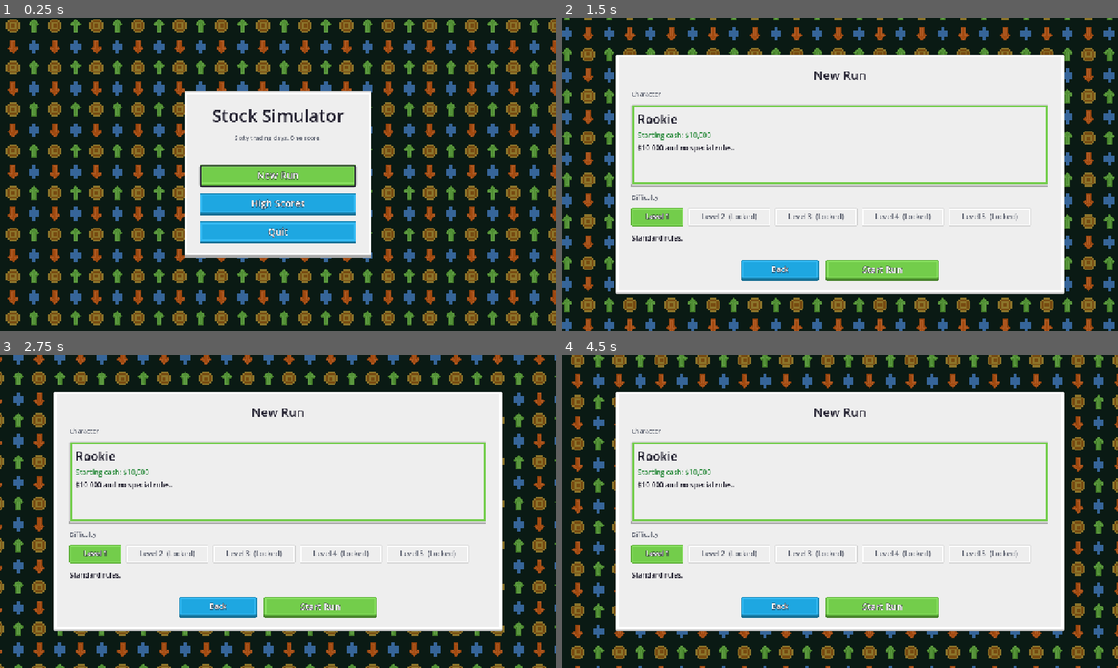
Above: before the commit, frames 1-4 (two rows, left to right).
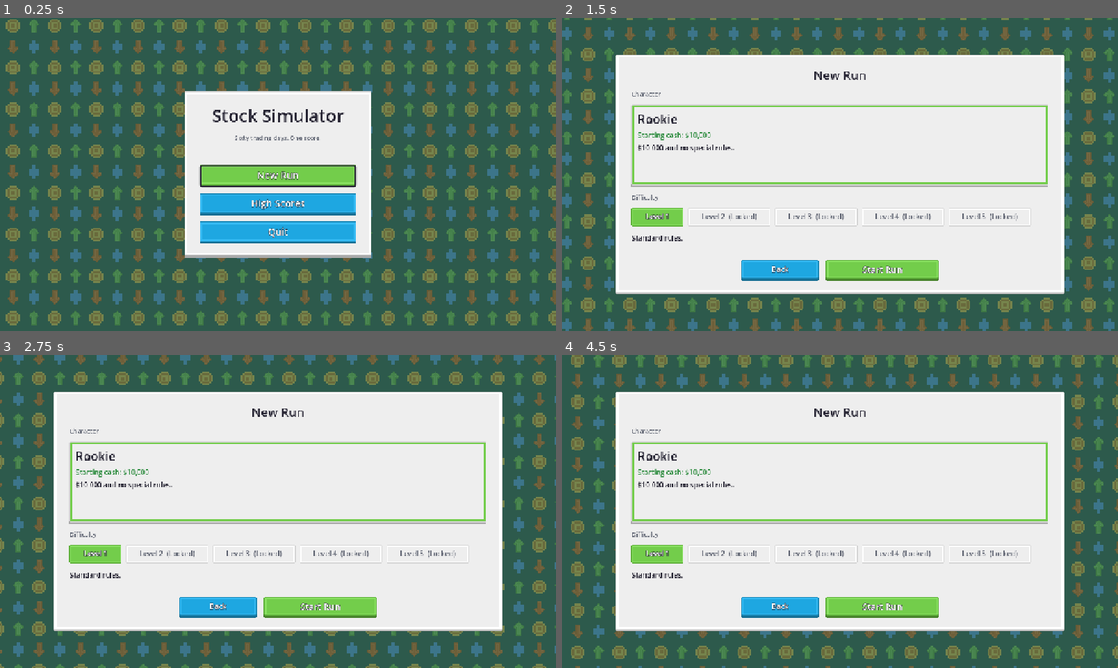
Above: after the commit, the same moments.

Repository: littenduck/stock-simulator
Game: Godot game, scene res://ui/main_menu/main_menu.tscn
Same seed, same stepped clock (60 frames per second), same inputs: the game is played once before the commit and once after it.
Inputs:
- Up to frame 1 (0.25 s): no input
- Up to frame 2 (1.5 s): click "New Run" at 0.5 s; click "Level 1" at 1.25 s
- Up to frame 3 (2.75 s): click "Level 1" at 2 s
- Up to frame 4 (4.5 s): click "Start Run" at 2.75 s; click "Start Run" at 3.5 s; tap Enter (ui_accept) at 4.25 s; hold Space (next_day) from 4.28 s (still down)

The runs differ from the first frame. In frame 1, 75% of the frame differs, in the area x 0-100%, y 0-100%; in frame 2, 34%; in frame 3, 35%; in frame 4, 36%.

Commit message:
ui-flow: lighter, lower-contrast menu background so panels stand out
Co-Authored-By: Claude Sonnet 5.5 <noreply@anthropic.com>

Diff:
--- a/ui/theme/animated_background.tscn
+++ b/ui/theme/animated_background.tscn
@@ -19,5 +19,5 @@
 grow_horizontal = 2
 grow_vertical = 2
 mouse_filter = 2
-color = Color(0.039, 0.102, 0.078, 1)
+color = Color(0.176, 0.353, 0.298, 1)
 script = ExtResource("1")
--- a/ui/theme/dev/build_assets.gd
+++ b/ui/theme/dev/build_assets.gd
@@ -15,7 +15,9 @@
 ]
 const COIN: Array[String] = ["..yyyy..", ".yooooy.", "yoyyyyoy", "yoyooyoy", "yoyooyoy", "yoyyyyoy", ".yooooy.", "..yyyy.."]
 const PLUS: Array[String] = ["...bb...", "...bb...", ".bbbbbb.", ".bbbbbb.", ".bbbbbb.", ".bbbbbb.", "...bb...", "...bb..."]
-const BG := Color("#0a1a14")
+## Lighter, calmer background: sprites are only slightly different from it, so panels stand out.
+const BG := Color("#2d5a4c")
+const SPRITE_BLEND := 0.35  ## 0 = invisible (BG colour), 1 = full sprite colour
 
 
 func _init() -> void:
@@ -54,12 +56,12 @@
 	return img
 
 
-func _blit(dst: Image, src: Image, at: Vector2i, dim: float) -> void:
+func _blit(dst: Image, src: Image, at: Vector2i, _dim: float) -> void:
 	for y in src.get_height():
 		for x in src.get_width():
 			var c := src.get_pixel(x, y)
 			if c.a > 0.0:
-				dst.set_pixel(at.x + x, at.y + y, Color(c.r * dim, c.g * dim, c.b * dim, 1.0))
+				dst.set_pixel(at.x + x, at.y + y, BG.lerp(Color(c.r, c.g, c.b, 1.0), SPRITE_BLEND))
 
 
 ## Native tile is 48px (sprites are 16px); stored 2x so it matches the 2x UI art at 1280x720.
Binary file changed: ui/theme/assets/bg_tile.png
